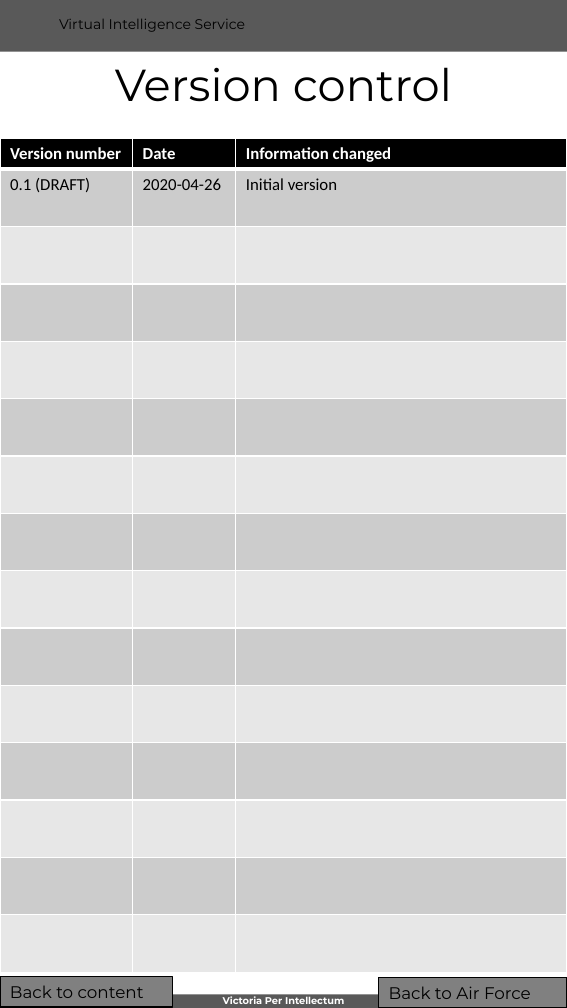
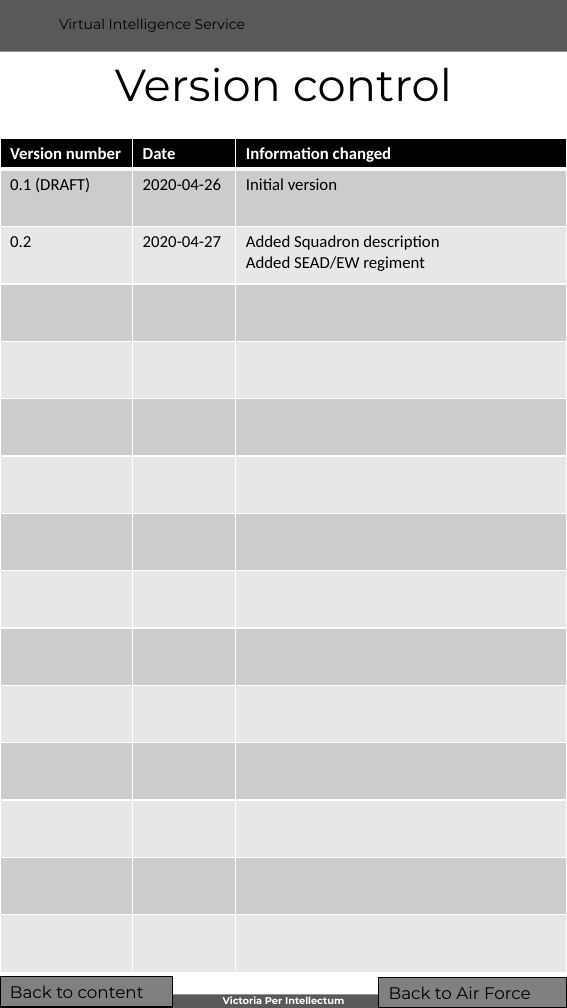
Before and after one commit to 132nd-vWing/VIS, a slide deck: slide 3 of BASIC/WIP/VIS Generic_Order_of_Battle - Air Forces.pptx (slide 2 before the commit). Drawn at 567x1008 pixels with LibreOffice and Linux fonts; fonts in the diff are those of the drawing; background and template pictures are left out. Boxes give left, top, right and bottom in pixels: in the first picture for what was removed or moved away, otherwise in the second. Text is boxed around its words. In the diff, an @@ line names an element or a change of style, - is before the commit and + after.

```diff
--- a/BASIC/WIP/VIS Generic_Order_of_Battle - Air Forces.pptx
+++ b/BASIC/WIP/VIS Generic_Order_of_Battle - Air Forces.pptx
@@ table at (x1=0, y1=139, x2=567, y2=974) @@
+row 3: 0.2 | 2020-04-27 | Added Squadron description / Added SEAD/EW regiment
-row 15:  |  | 
```
Also in this commit, not shown: 6 other slides changed, 4 slides added, 5 other files.
